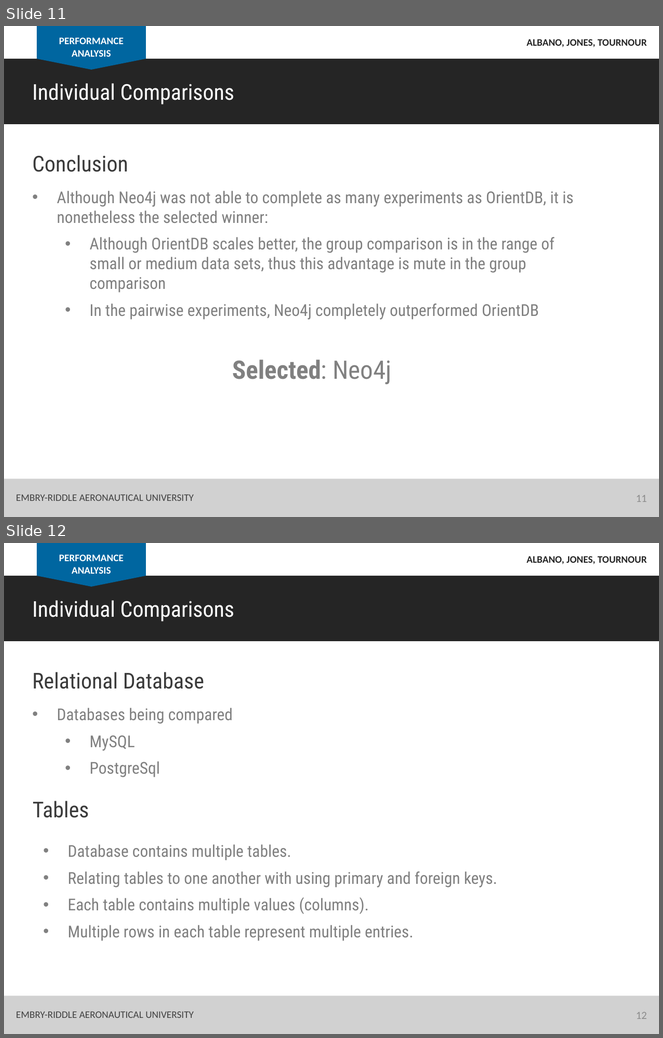
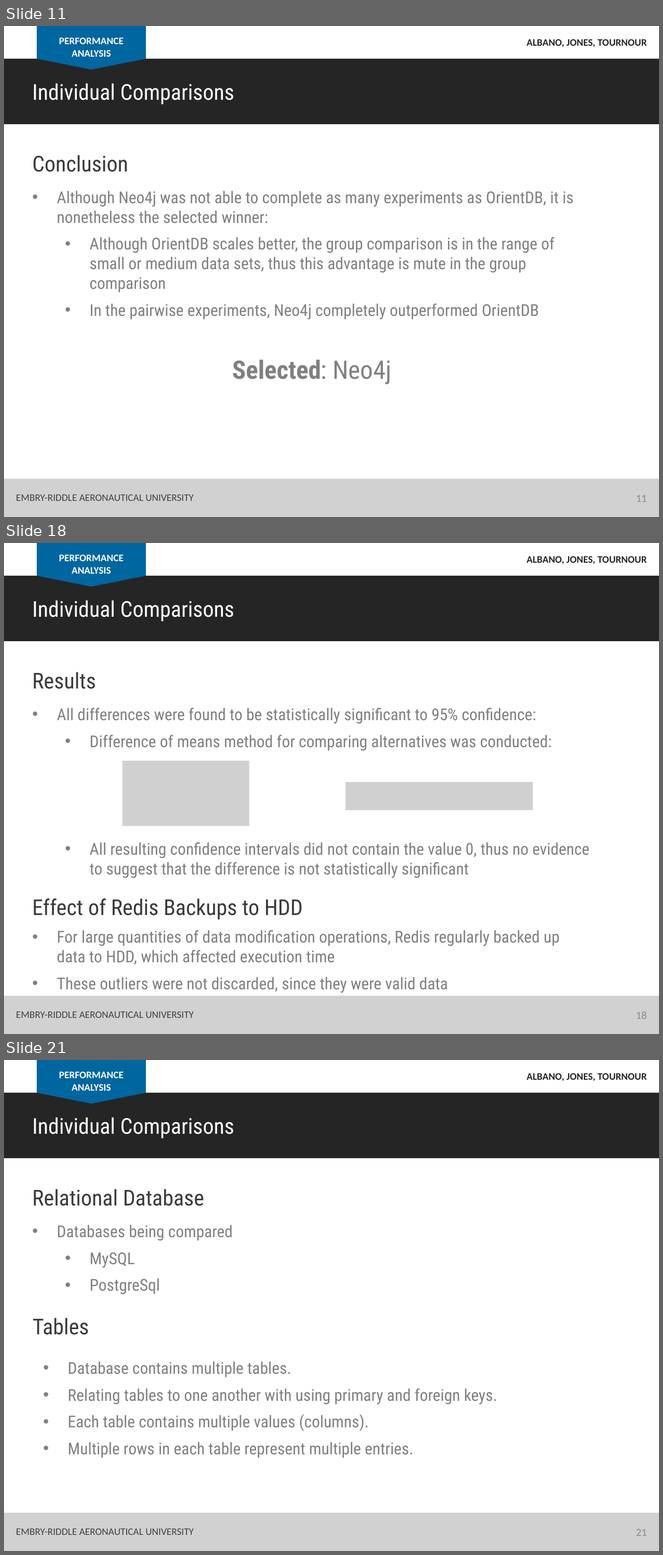
Before and after one commit to albanoj2/se655_final_project, a slide deck: docs/In_class_presentation.pptx. Shown one above the other, each under a label of ours: slides 11 and 12 before the commit, slides 11, 18 and 21 after it; the slides between them are not shown. The pictures are 663x1038 and 663x1555 pixels, drawn with LibreOffice and Linux fonts; fonts in the diff are those of the drawing; grey boxes stand for pictures. Boxes give left, top, right and bottom in pixels: in the first picture for what was removed or moved away, otherwise in the second. Text is boxed around its words. In the diff, an @@ line names an element or a change of style, - is before the commit and + after.

```diff
--- a/docs/In_class_presentation.pptx
+++ b/docs/In_class_presentation.pptx
@@ slide 18 added at (4,543,659,1034), background #FFFFFF @@
@@ rectangle added at (37,543,146,576), fill #0066A0 @@
@@ text added at (59,554,124,574), 11 pt, text #FFFFFF, bold @@
+PERFORMANCE ANALYSIS
@@ text added at (527,556,647,564), 11 pt, text #252525, bold @@
+ALBANO, JONES, TOURNOUR
@@ rectangle added at (4,576,659,641), fill #252525 @@
@@ triangle added at (37,576,146,587), fill #0066A0 @@
@@ text added at (32,600,234,622), 24 pt, text #FFFFFF @@
+Individual Comparisons
@@ text added at (32,672,96,689), 24 pt, text #3A3A3A @@
+Results
@@ text added at (57,708,590,878), 18 pt, text #808080 @@
+• All differences were found to be statistically significant to 95% confidence:
+  • Difference of means method for comparing alternatives was conducted:
+  • All resulting confidence intervals did not contain the value 0, thus no evidence to suggest that the difference is not statistically significant
@@ picture added at (123,761,249,827) @@
@@ picture added at (346,782,533,810) @@
@@ text added at (32,899,303,920), 24 pt, text #3A3A3A @@
+Effect of Redis Backups to HDD
@@ text added at (57,930,560,993), 18 pt, text #808080 @@
+• For large quantities of data modification operations, Redis regularly backed up data to HDD, which affected execution time
+• These outliers were not discarded, since they were valid data
@@ rectangle added at (4,996,659,1034), fill #D1D1D1 @@
@@ text added at (16,1012,194,1018), 11 pt, text #404040 @@
+EMBRY-RIDDLE AERONAUTICAL UNIVERSITY
@@ page number added at (636,1012,647,1019), 12 pt, text #8C8C8C @@
+18
@@ what was slide 12 is now slide 21 @@
@@ page number at (636,1530,647,1536): text changed @@
-12
+21
```
Also in this commit, not shown: 7 slides changed, 9 other slides added.
